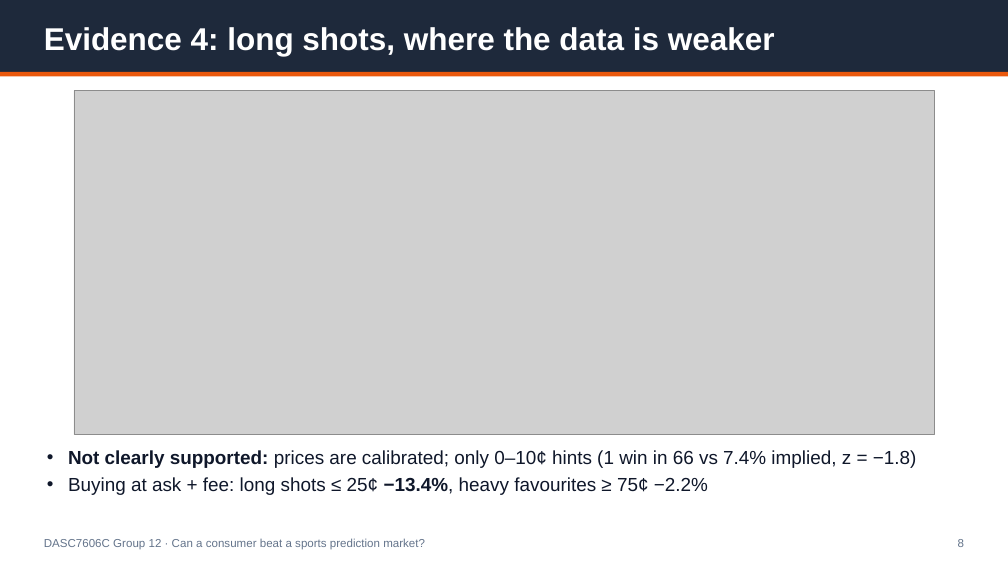
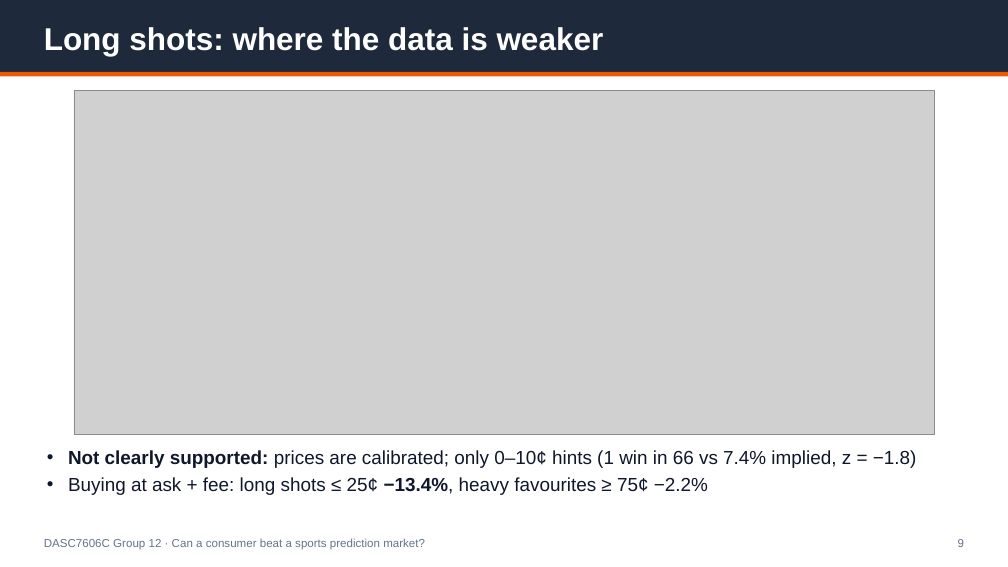
Before and after one commit to Michaelyzr/nba-agent, a slide deck: slide 9 of presentation/nba_agent_deck.pptx (slide 8 before the commit). Drawn at 1008x567 pixels with LibreOffice and Linux fonts; fonts in the diff are those of the drawing; grey boxes stand for pictures. Boxes give left, top, right and bottom in pixels: in the first picture for what was removed or moved away, otherwise in the second. Text is boxed around its words. In the diff, an @@ line names an element or a change of style, - is before the commit and + after.

```diff
--- a/presentation/nba_agent_deck.pptx
+++ b/presentation/nba_agent_deck.pptx
@@ text at (x1=44, y1=27, x2=604, y2=56): text changed @@
-Evidence 4: long shots, where the data is weaker
+Long shots: where the data is weaker
```
Also in this commit, not shown: 7 other slides changed, 2 slides added, 2 slides removed, 6 other files.
